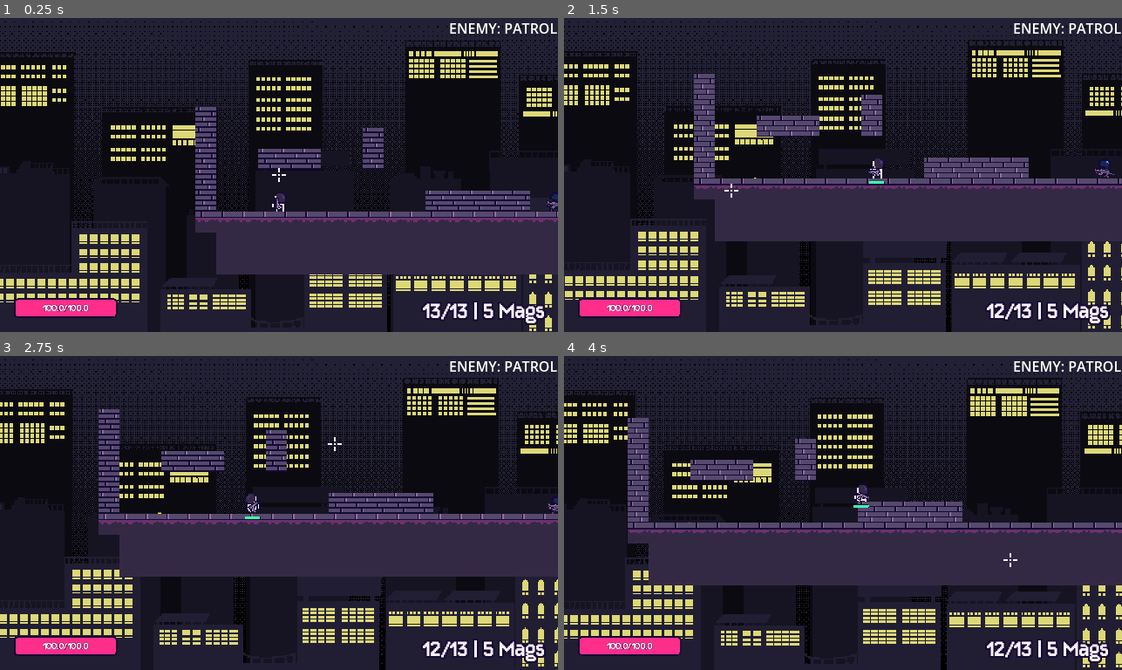
Above: before the commit, frames 1-4 (two rows, left to right).
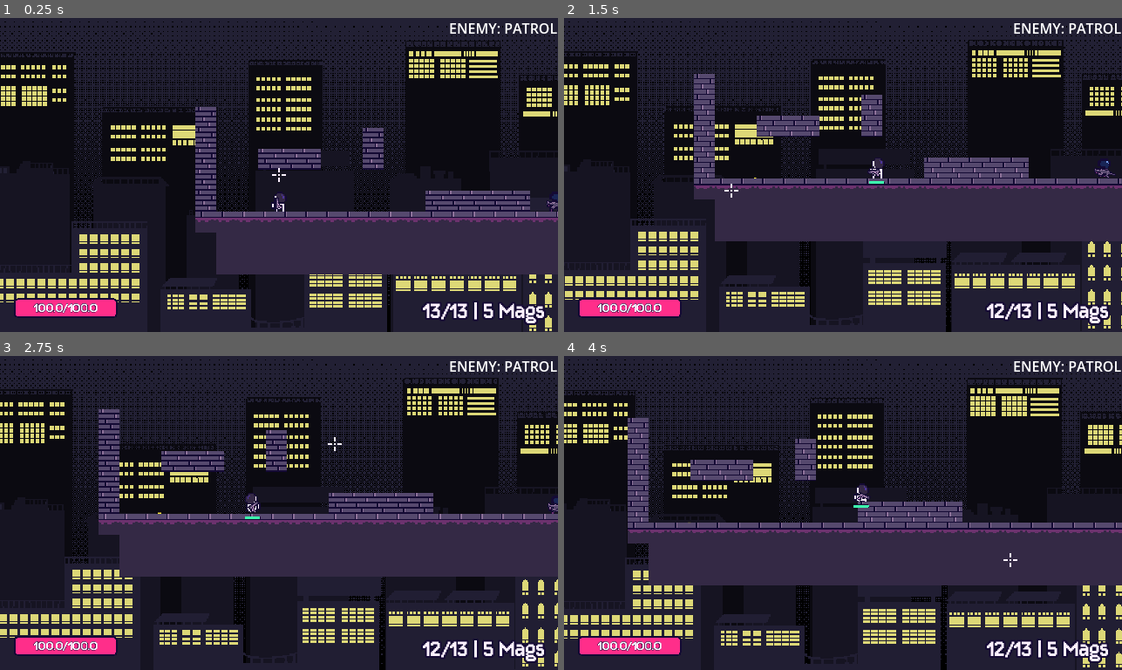
Above: after the commit, the same moments.

Repository: kyteidev/rogueshot
Game: Godot game, scene res://scenes/game_debug.tscn
The game is run twice, just before and just after one commit, with the same random seed, the same clock (stepped at 60 frames per second) and the same inputs.
Inputs (mouse positions are in pixels of both pictures, inside the frame that each line leads up to):
- Up to frame 1 (0.25 s): no input
- Up to frame 2 (1.5 s): move the mouse to (965, 159) at 0.52 s; press the mouse at (965, 159) at 0.53 s; hold D (player_right) from 0.53 s (still down); tap W (player_jump) at 0.77 s; move the mouse to (731, 190) at 1.27 s; release the mouse at (731, 190) at 1.28 s; tap Shift (player_sprint) at 1.35 s
- Up to frame 3 (2.75 s): tap W (player_jump) at 1.52 s; move the mouse to (334, 443) at 2.02 s; release D (player_right) at 2.03 s; hold A (player_left) from 2.03 s (still down); tap 1 (weapon_1) at 2.1 s
- Up to frame 4 (4 s): move the mouse to (815, 575) at 2.77 s; release A (player_left) at 2.78 s; hold D (player_right) from 2.78 s (still down); tap 2 (weapon_2) at 2.85 s; tap W (player_jump) at 3.02, 3.77 s; move the mouse to (1010, 560) at 3.52 s; tap Q (weapon_cycle) at 3.6 s

The runs differ from the first frame. In frame 1, 0.2% of the frame differs, in the area x 5-18%, y 90-95%; in frame 2, 0.2%; in frame 3, 0.2%; in frame 4, 0.2%.

Commit message:
make player health bar text bigger

Diff:
--- a/scenes/hud.tscn
+++ b/scenes/hud.tscn
@@ -8,7 +8,7 @@
 
 [sub_resource type="LabelSettings" id="LabelSettings_nxcxh"]
 font = ExtResource("5_047uy")
-font_size = 20
+font_size = 28
 font_color = Color(0.99215686, 0.94509804, 1, 1)
 outline_size = 2
 outline_color = Color(0.08235294, 0.039215688, 0.20392157, 1)
@@ -65,10 +65,10 @@
 anchor_top = 0.5
 anchor_right = 0.5
 anchor_bottom = 0.5
-offset_left = -20.0
-offset_top = -5.0
-offset_right = 20.0
-offset_bottom = 5.0
+offset_left = -63.0
+offset_top = -14.5
+offset_right = 63.0
+offset_bottom = 14.5
 grow_horizontal = 2
 grow_vertical = 2
 text = "100.0/100.0"
